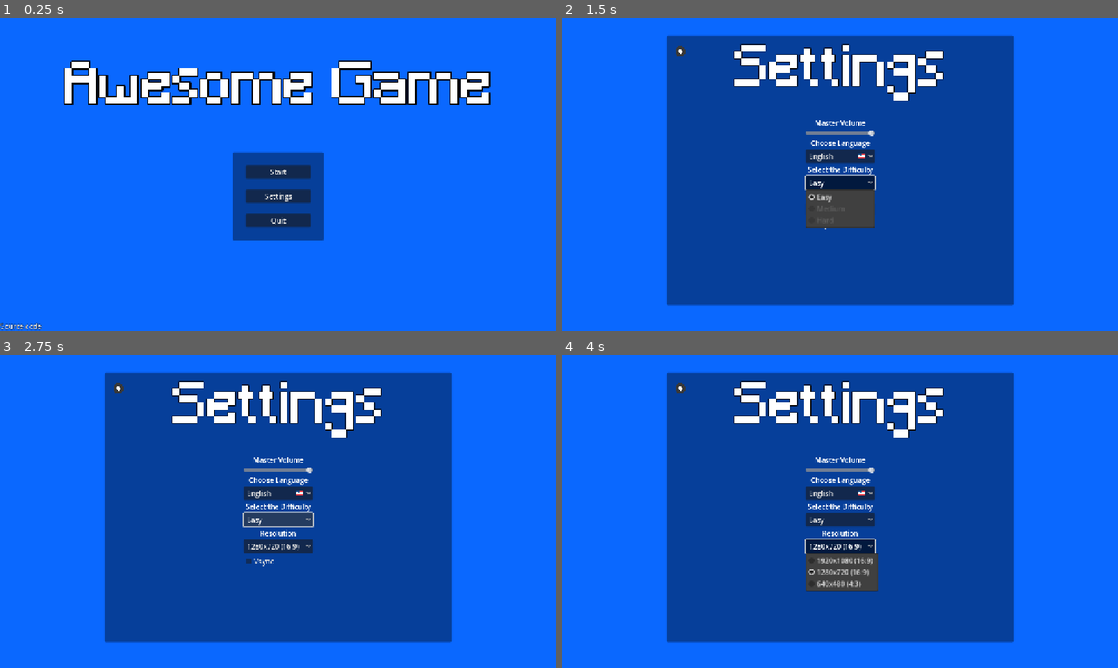
Above: before the commit, frames 1-4 (two rows, left to right).
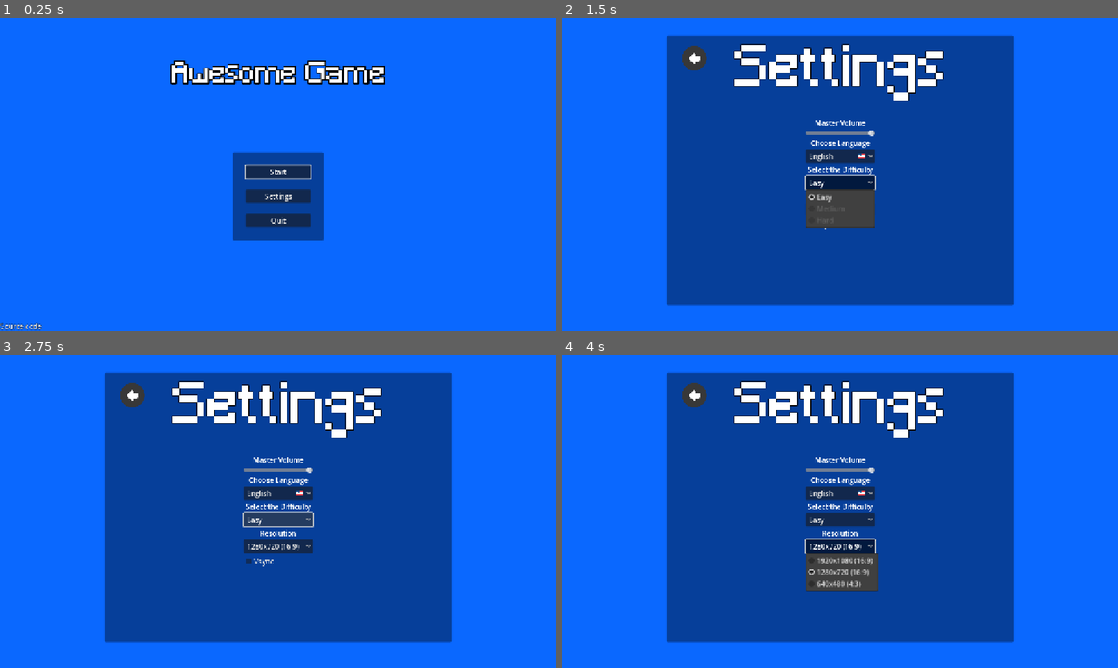
Above: after the commit, the same moments.

Repository: vsaint1/godot-platformer
Game: Godot game, scene res://scenes/menu_manager.tscn
Same seed, same stepped clock (60 frames per second), same inputs: the game is played once before the commit and once after it. Before the commit the project starts from res://scenes/main_menu.tscn.
Inputs:
- Up to frame 1 (0.25 s): no input
- Up to frame 2 (1.5 s): click "Settings" at 0.5 s; click "Easy" at 1.25 s
- Up to frame 3 (2.75 s): click "Easy" at 2 s
- Up to frame 4 (4 s): click "English" at 2.75 s; click "1280x720 (16:9)" at 3.5 s

The runs differ from the first frame. In frame 1, 6.6% of the frame differs, in the area x 11-89%, y 13-52%; in frame 2, 0.3%; in frame 3, 0.3%; in frame 4, 0.3%.

Commit message:
refactor menu logic and added menu controller support

Diff:
--- a/project.godot
+++ b/project.godot
@@ -15,7 +15,7 @@
 "pt_BR": "Mini plataforma"
 }
 config/description="Godot mini platformer - Brackeys Tut."
-run/main_scene="uid://s57mfrwm3lo3"
+run/main_scene="uid://bqappinessexh"
 config/features=PackedStringArray("4.4", "GL Compatibility")
 config/icon="res://icon.svg"
 
@@ -32,6 +32,20 @@
 
 [input]
 
+ui_accept={
+"deadzone": 0.5,
+"events": [Object(InputEventKey,"resource_local_to_scene":false,"resource_name":"","device":0,"window_id":0,"alt_pressed":false,"shift_pressed":false,"ctrl_pressed":false,"meta_pressed":false,"pressed":false,"keycode":4194309,"physical_keycode":0,"key_label":0,"unicode":0,"location":0,"echo":false,"script":null)
+, Object(InputEventKey,"resource_local_to_scene":false,"resource_name":"","device":0,"window_id":0,"alt_pressed":false,"shift_pressed":false,"ctrl_pressed":false,"meta_pressed":false,"pressed":false,"keycode":4194310,"physical_keycode":0,"key_label":0,"unicode":0,"location":0,"echo":false,"script":null)
+, Object(InputEventKey,"resource_local_to_scene":false,"resource_name":"","device":0,"window_id":0,"alt_pressed":false,"shift_pressed":false,"ctrl_pressed":false,"meta_pressed":false,"pressed":false,"keycode":32,"physical_keycode":0,"key_label":0,"unicode":32,"location":0,"echo":false,"script":null)
+, Object(InputEventJoypadButton,"resource_local_to_scene":false,"resource_name":"","device":-1,"button_index":0,"pressure":0.0,"pressed":false,"script":null)
+]
+}
+ui_cancel={
+"deadzone": 0.5,
+"events": [Object(InputEventKey,"resource_local_to_scene":false,"resource_name":"","device":0,"window_id":0,"alt_pressed":false,"shift_pressed":false,"ctrl_pressed":false,"meta_pressed":false,"pressed":false,"keycode":4194305,"physical_keycode":0,"key_label":0,"unicode":0,"location":0,"echo":false,"script":null)
+, Object(InputEventJoypadButton,"resource_local_to_scene":false,"resource_name":"","device":-1,"button_index":1,"pressure":0.0,"pressed":false,"script":null)
+]
+}
 move_up={
 "deadzone": 0.2,
 "events": [Object(InputEventKey,"resource_local_to_scene":false,"resource_name":"","device":0,"window_id":0,"alt_presse …(189 unchanged characters)…
--- a/scenes/main_menu.tscn
+++ b/scenes/main_menu.tscn
@@ -1,7 +1,8 @@
-[gd_scene load_steps=6 format=3 uid="uid://s57mfrwm3lo3"]
+[gd_scene load_steps=7 format=3 uid="uid://s57mfrwm3lo3"]
 
 [ext_resource type="FontFile" uid="uid://bletugc5ohc7p" path="res://assets/fonts/Minecraft.ttf" id="1_l6cm7"]
 [ext_resource type="Script" uid="uid://qioj5dfuwt1c" path="res://scripts/main_menu.gd" id="1_wu84c"]
+[ext_resource type="Script" uid="uid://mpog0xl5nvxs" path="res://scripts/button_start.gd" id="3_bqqt6"]
 
 [sub_resource type="Theme" id="Theme_vue75"]
 
@@ -60,7 +61,7 @@
 theme_override_constants/outline_size = 4
 theme_override_constants/shadow_outline_size = 12
 theme_override_fonts/font = ExtResource("1_l6cm7")
-theme_override_font_sizes/font_size = 128
+theme_override_font_sizes/font_size = 64
 text = "Awesome Game"
 
 [node name="PanelContainer" type="PanelContainer" parent="MarginContainer"]
@@ -83,6 +84,7 @@
 layout_mode = 2
 mouse_default_cursor_shape = 2
 text = "Start"
+script = ExtResource("3_bqqt6")
 
 [node name="Settings" type="Button" parent="MarginContainer/PanelContainer/VBoxContainer"]
 layout_mode = 2
@@ -93,7 +95,3 @@
 layout_mode = 2
 mouse_default_cursor_shape = 2
 text = "Quit"
-
-[connection signal="pressed" from="MarginContainer/PanelContainer/VBoxContainer/Start" to="." method="_on_start_pressed"]
-[connection signal="pressed" from="MarginContainer/PanelContainer/VBoxContainer/Settings" to="." method="_on_settings_pressed"]
-[connection signal="pressed" from="MarginContainer/PanelContainer/VBoxContainer/Quit" to="." method="_on_quit_pressed"]
--- /dev/null
+++ b/scenes/menu_manager.tscn
@@ -0,0 +1,24 @@
+[gd_scene load_steps=4 format=3 uid="uid://bqappinessexh"]
+
+[ext_resource type="Script" uid="uid://r6c74wa0j2wm" path="res://scripts/menu_manager.gd" id="1_wbwtb"]
+[ext_resource type="PackedScene" uid="uid://s57mfrwm3lo3" path="res://scenes/main_menu.tscn" id="2_rducx"]
+[ext_resource type="PackedScene" uid="uid://ilrdo37w4mq7" path="res://scenes/settings_menu.tscn" id="3_m2if8"]
+
+[node name="MenuManager" type="Node"]
+script = ExtResource("1_wbwtb")
+
+[node name="MainMenu" parent="." instance=ExtResource("2_rducx")]
+script = null
+
+[node name="VBoxContainer" parent="MainMenu/MarginContainer/PanelContainer" index="0"]
+focus_mode = 2
+
+[node name="SettingsMenu" parent="." node_paths=PackedStringArray("start_menu_button") instance=ExtResource("3_m2if8")]
+start_menu_button = NodePath("../MainMenu/MarginContainer/PanelContainer/VBoxContainer/Start")
+
+[connection signal="pressed" from="MainMenu/MarginContainer/PanelContainer/VBoxContainer/Start" to="." method="_on_start_pressed"]
+[connection signal="pressed" from="MainMenu/MarginContainer/PanelContainer/VBoxContainer/Settings" to="." method="_on_settings_pressed"]
+[connection signal="pressed" from="MainMenu/MarginContainer/PanelContainer/VBoxContainer/Quit" to="." method="_on_quit_pressed"]
+
+[editable path="MainMenu"]
+[editable path="SettingsMenu"]
--- a/scenes/settings_menu.tscn
+++ b/scenes/settings_menu.tscn
@@ -40,7 +40,7 @@
 theme_override_styles/panel = SubResource("StyleBoxFlat_labj1")
 
 [node name="Return" type="Button" parent="PanelContainer"]
-custom_minimum_size = Vector2(64, 32)
+custom_minimum_size = Vector2(128, 64)
 layout_mode = 2
 size_flags_horizontal = 0
 size_flags_vertical = 0
--- /dev/null
+++ b/scripts/button_start.gd
@@ -0,0 +1,5 @@
+extends Button
+
+
+func _ready() -> void:
+	self.grab_focus()
--- a/scripts/main_menu.gd
+++ b/scripts/main_menu.gd
@@ -1,12 +1 @@
 extends ColorRect
-
-func _on_start_pressed() -> void:
-	print("staring game")
-	get_tree().change_scene_to_file("res://scenes/main.tscn")
-
-func _on_quit_pressed() -> void:
-	get_tree().quit()
-
-
-func _on_settings_pressed() -> void:
-	get_tree().change_scene_to_file("res://scenes/settings_menu.tscn")
--- /dev/null
+++ b/scripts/menu_manager.gd
@@ -0,0 +1,23 @@
+extends Node
+@onready var main_menu: ColorRect = $MainMenu
+@onready var settings_menu: ColorRect = $SettingsMenu
+
+func _ready() -> void:
+	settings_menu.visible = false
+
+func _on_start_pressed() -> void:
+	get_tree().change_scene_to_file("res://scenes/main.tscn")
+
+
+func _on_settings_pressed() -> void:
+	main_menu.visible = false
+	settings_menu.visible = true
+	settings_menu.get_node("PanelContainer/Settings/EngineSlider").grab_focus()
+
+
+func _on_quit_pressed() -> void:
+	get_tree().quit()
+
+
+func _on_settings_visibility_changed() -> void:
+	get_tree()
--- a/scripts/settings_menu.gd
+++ b/scripts/settings_menu.gd
@@ -5,6 +5,7 @@
 @export var resolution_option: OptionButton =null
 @export var engine_slider: HSlider = null
 @export var vsync: CheckBox = null
+@export var start_menu_button: Button = null
 
 var master_volume:float = 0.0
 
@@ -23,14 +24,15 @@
 func _on_return_pressed() -> void:
 	_return_to_main_menu()
 
-
-func _input(event: InputEvent) -> void:
+func _unhandled_input(event: InputEvent) -> void:
 	if event.is_action_pressed("ui_cancel"):
 		_return_to_main_menu()
 
 func _return_to_main_menu() -> void:
-	get_tree().change_scene_to_file("res://scenes/main_menu.tscn")
-
+	self.visible = false
+	var main_menu = get_parent().get_node("MainMenu")
+	main_menu.visible = true
+	start_menu_button.grab_focus()
 
 
 func _on_engine_slider_value_changed(value: float) -> void:
Not shown, added: scripts/button_start.gd.uid
Not shown, added: scripts/menu_manager.gd.uid
